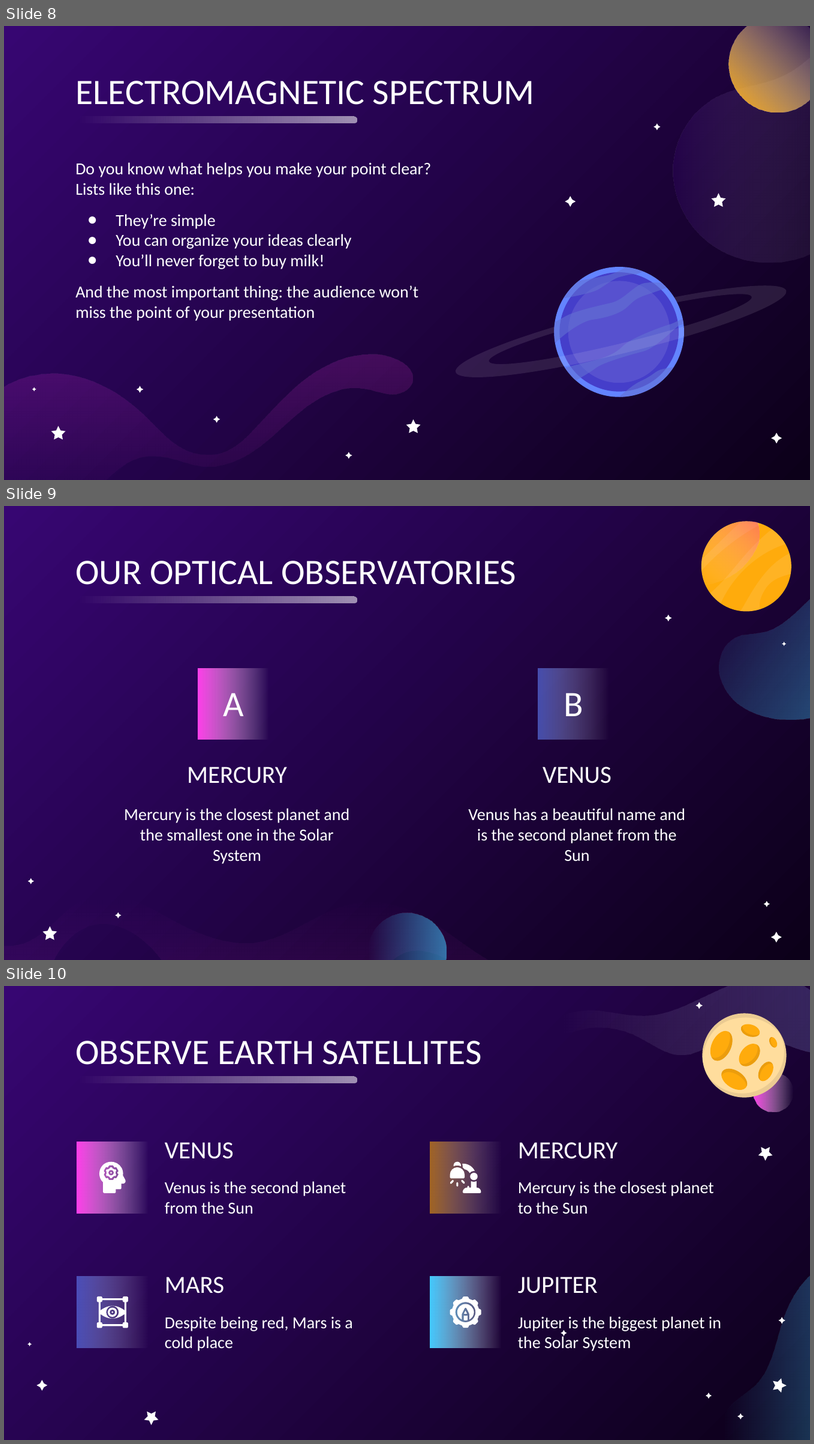
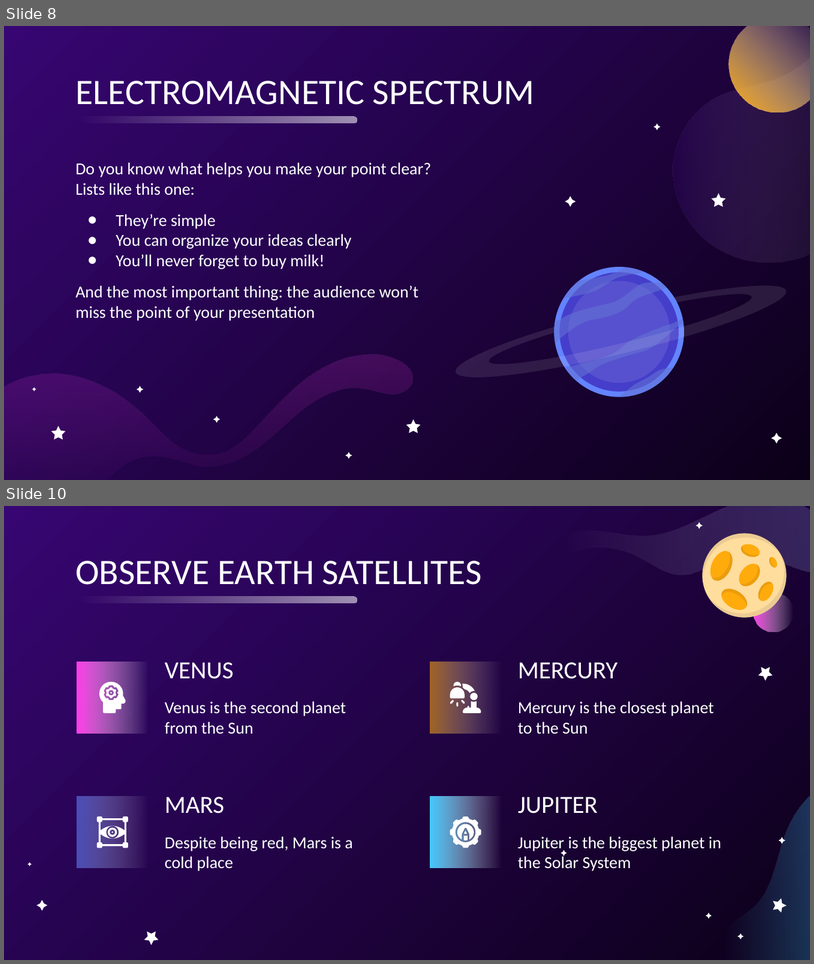
Before and after one commit to usedgenes/Rocketry-Curriculum, a slide deck: Week 1/Day 1/Presentation.pptx. Shown one above the other, each under a label of ours: slides 8, 9 and 10 before the commit, slides 8 and 10 after it; the slides between them are not shown. The pictures are 814x1444 and 814x964 pixels, drawn with LibreOffice and Linux fonts; fonts in the diff are those of the drawing. Boxes give left, top, right and bottom in pixels: in the first picture for what was removed or moved away, otherwise in the second. Text is boxed around its words. In the diff, an @@ line names an element or a change of style, - is before the commit and + after.

```diff
--- a/Week 1/Day 1/Presentation.pptx
+++ b/Week 1/Day 1/Presentation.pptx
@@ slide 9 removed at (x1=4, y1=506, x2=810, y2=960), background gradient #0C0019 to #370672 @@
@@ group removed at (x1=4, y1=521, x2=810, y2=960): 7 freeform shapes, 1 ellipse @@
@@ title removed at (x1=75, y1=561, x2=516, y2=585) @@
-OUR OPTICAL OBSERVATORIES
@@ rounded rectangle removed at (x1=77, y1=597, x2=357, y2=604) @@
@@ freeform shape removed at (x1=665, y1=615, x2=672, y2=621) @@
@@ title removed at (x1=198, y1=668, x2=269, y2=739) @@
-A
@@ title removed at (x1=538, y1=668, x2=609, y2=739) @@
-B
@@ subtitle removed at (x1=187, y1=766, x2=287, y2=783) @@
-MERCURY
@@ subtitle removed at (x1=543, y1=766, x2=612, y2=783) @@
-VENUS
@@ subtitle removed at (x1=124, y1=808, x2=350, y2=864) @@
-Mercury is the closest planet and the smallest one in the Solar System
@@ subtitle removed at (x1=468, y1=808, x2=686, y2=861) @@
-Venus has a beautiful name and is the second planet from the Sun
@@ group removed at (x1=28, y1=642, x2=786, y2=942): 6 freeform shapes @@
```
Also in this commit, not shown: 1 slide changed, 3 slides added, 2 other slides removed, 6 other files.
